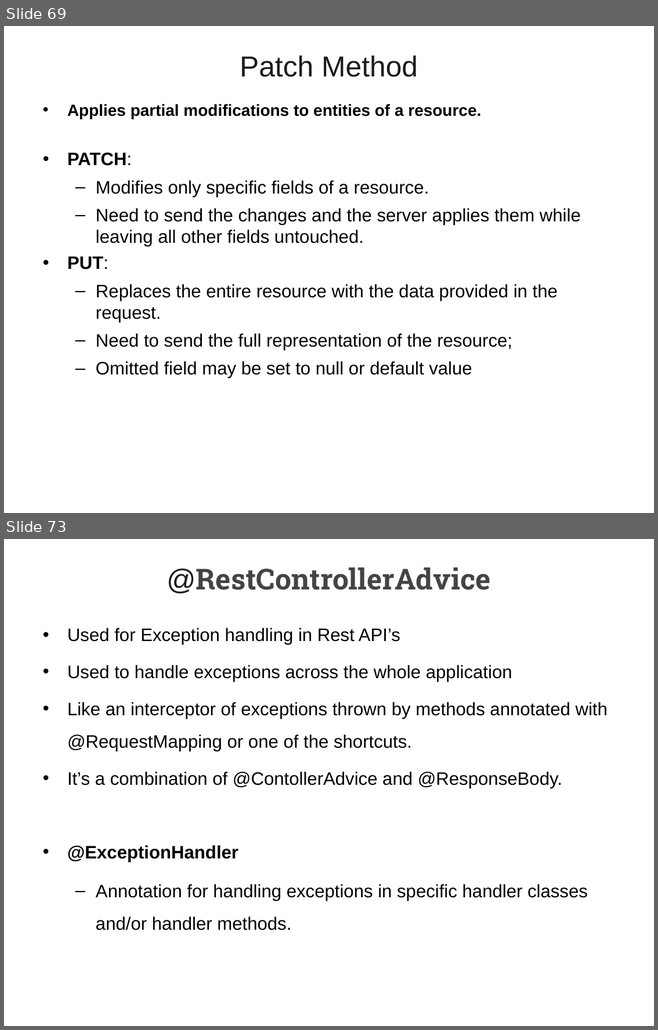
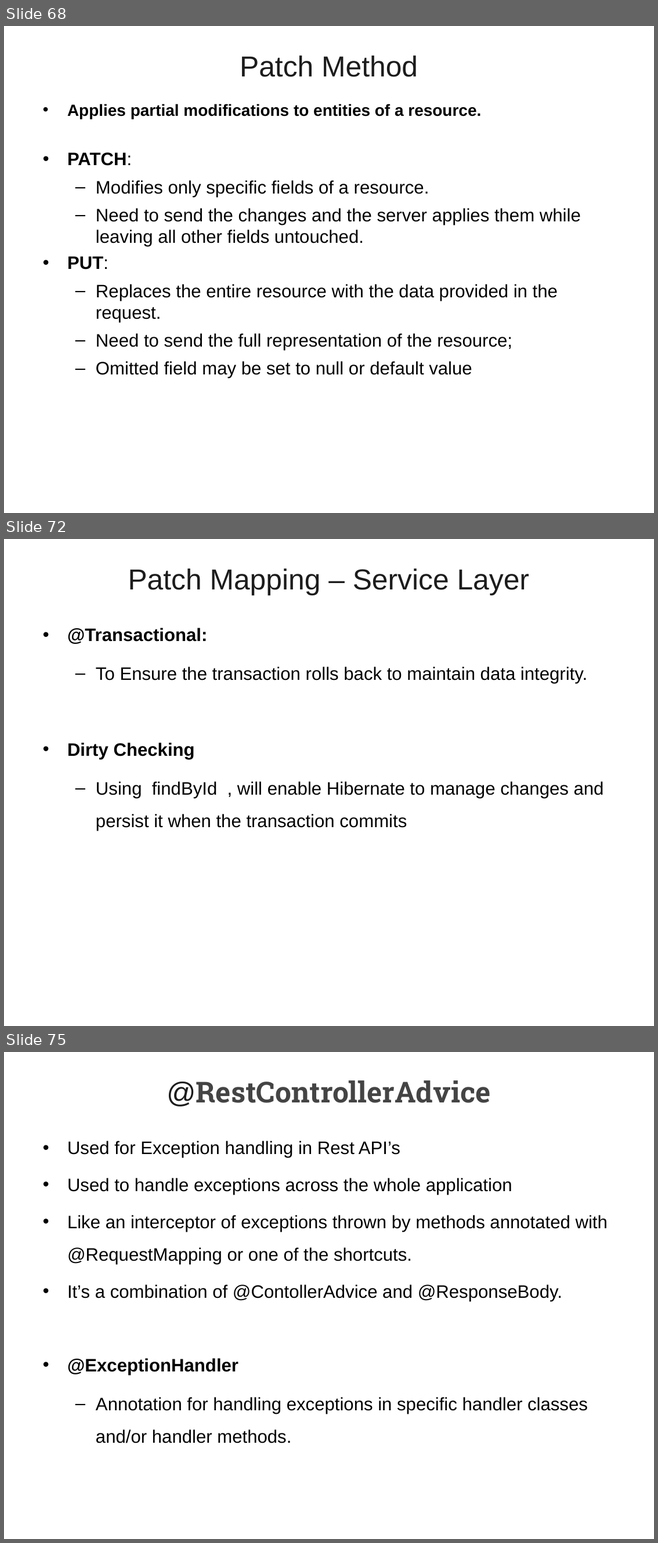
Before and after one commit to vatsanTraining/spring_boot_march_2026, a slide deck: 03_SpringBoot_JPA_Rest_API.ppt. Shown one above the other, each under a label of ours: slides 69 and 73 before the commit, slides 68, 72 and 75 after it; the slides between them are not shown. The pictures are 658x1030 and 658x1543 pixels, drawn with LibreOffice and Linux fonts; fonts in the diff are those of the drawing; background and template pictures are left out. Boxes give left, top, right and bottom in pixels: in the first picture for what was removed or moved away, otherwise in the second. Text is boxed around its words. In the diff, an @@ line names an element or a change of style, - is before the commit and + after.

```diff
--- a/03_SpringBoot_JPA_Rest_API.ppt
+++ b/03_SpringBoot_JPA_Rest_API.ppt
@@ slide 72 added at [4,539,654,1026], background picture (left out) @@
@@ title added at [128,569,529,596], 32 pt, text #1C1C1C @@
+Patch Mapping – Service Layer
@@ text added at [67,628,604,831], 20 pt, text #000000 @@
+• @Transactional:
+  – To Ensure the transaction rolls back to maintain data integrity.
+• Dirty Checking
+  – Using findById , will enable Hibernate to manage changes and persist it when the transaction commits
@@ what was slide 69 is now slide 68 @@
@@ what was slide 73 is now slide 75 @@
```
Also in this commit, not shown: 3 slides changed, 2 other slides added, 2 slides removed, 1 other file.
